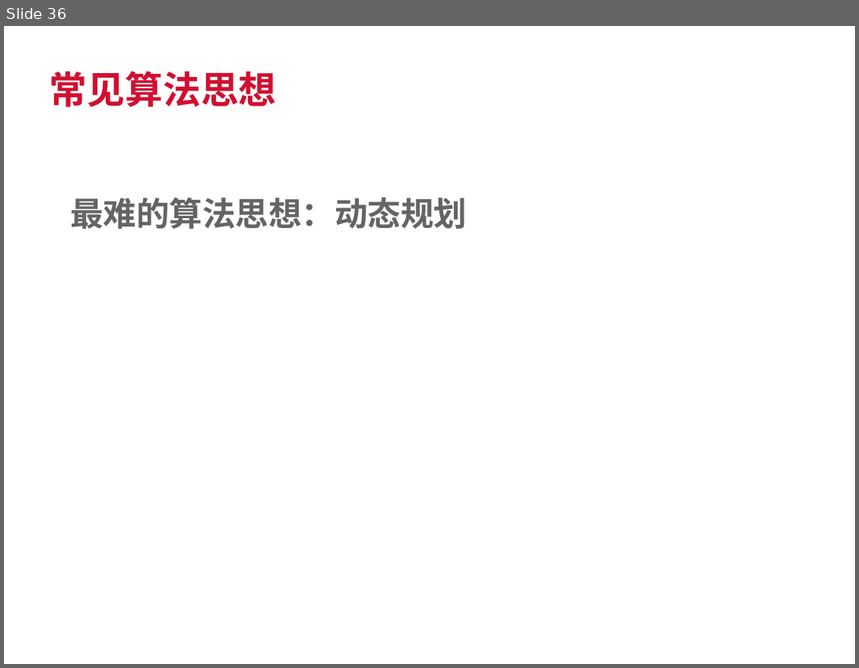
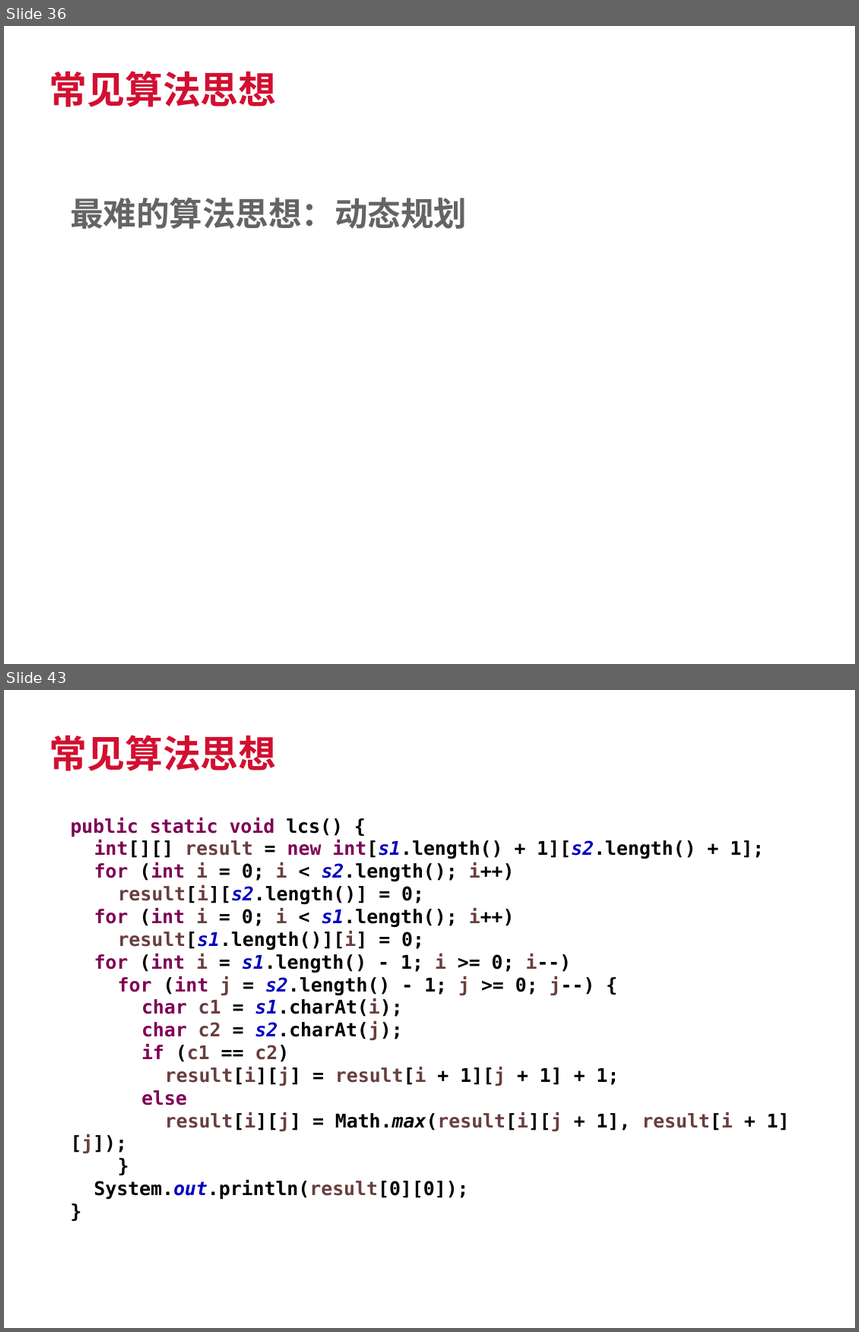
Before and after one commit to SherlockGn/documents, a slide deck: trendmicro template.pptx. Shown one above the other, each under a label of ours: slide 36 before the commit, slides 36 and 43 after it; the slides between them are not shown. The pictures are 859x668 and 859x1332 pixels, drawn with LibreOffice and Linux fonts; fonts in the diff are those of the drawing; background and template pictures are left out. Boxes give left, top, right and bottom in pixels: in the first picture for what was removed or moved away, otherwise in the second. Text is boxed around its words. In the diff, an @@ line names an element or a change of style, - is before the commit and + after.

```diff
--- a/trendmicro template.pptx
+++ b/trendmicro template.pptx
@@ slide 43 added at (4,690,855,1328), background #FFFFFF @@
@@ title added at (50,735,277,771), 32 pt, text #D20F30, bold @@
+常见算法思想
@@ text added at (70,817,790,1200), 16 pt, text #000000, bold @@
+public static void lcs() {
+int[][] result = new int[s1.length() + 1][s2.length() + 1];
+for (int i = 0; i < s2.length(); i++)
+result[i][s2.length()] = 0;
+for (int i = 0; i < s1.length(); i++)
+result[s1.length()][i] = 0;
+for (int i = s1.length() - 1; i >= 0; i--)
+for (int j = s2.length() - 1; j >= 0; j--) {
+char c1 = s1.charAt(i);
+char c2 = s2.charAt(j);
+if (c1 == c2)
+result[i][j] = result[i + 1][j + 1] + 1;
+else
+result[i][j] = Math.max(result[i][j + 1], result[i + 1][j]);
+}
+System.out.println(result[0][0]);
+}
@@ text added at (10,1300,111,1320), 9 pt, text #FFFFFF @@
+04/25/2016
```
Also in this commit, not shown: 1 slide changed, 9 other slides added, 4 other files.
